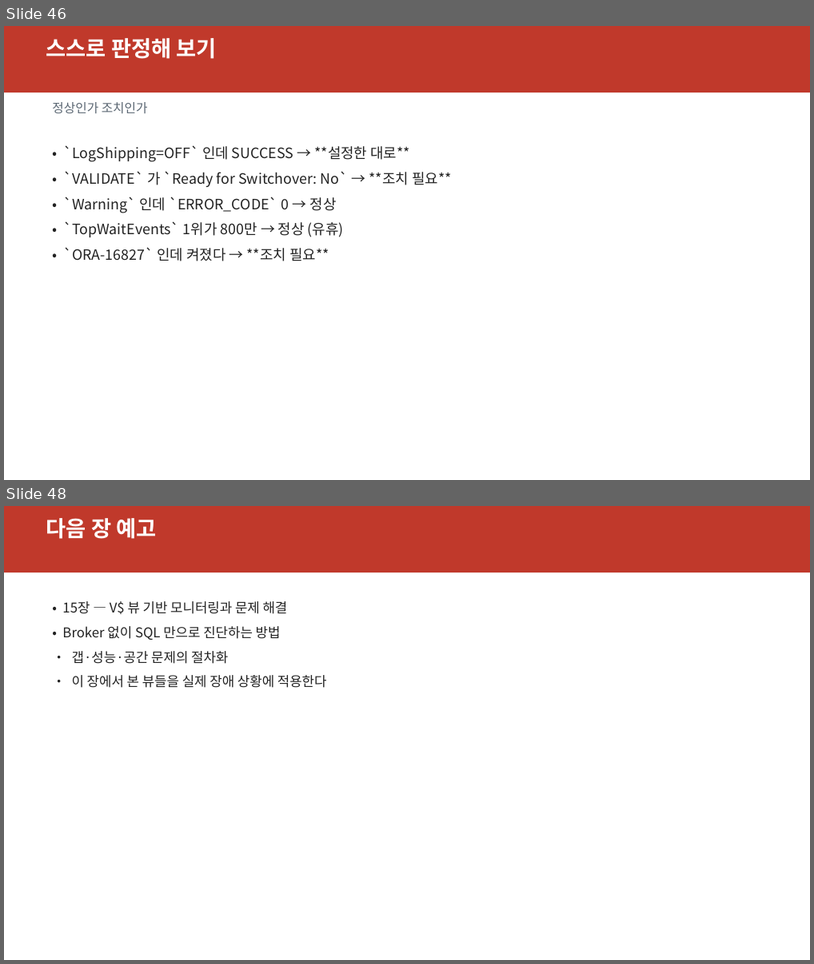
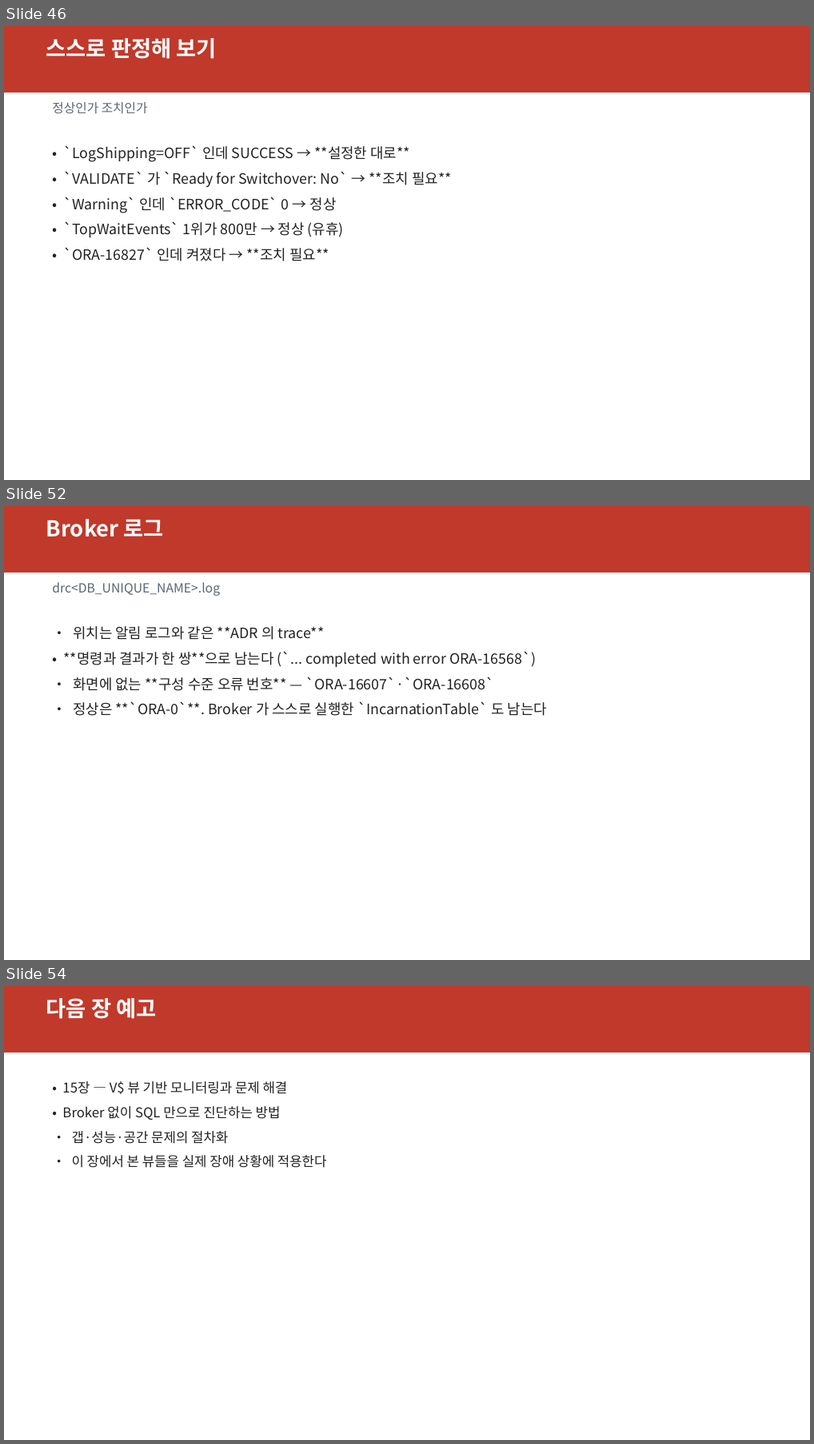
Before and after one commit to elpisk/OracleManual, a slide deck: ADG/14장/14장_Broker모니터링과검증명령.pptx. Shown one above the other, each under a label of ours: slides 46 and 48 before the commit, slides 46, 52 and 54 after it; the slides between them are not shown. The pictures are 814x964 and 814x1444 pixels, drawn with LibreOffice and Linux fonts; fonts in the diff are those of the drawing. Boxes give left, top, right and bottom in pixels: in the first picture for what was removed or moved away, otherwise in the second. Text is boxed around its words. In the diff, an @@ line names an element or a change of style, - is before the commit and + after.

```diff
--- a/ADG/14장/14장_Broker모니터링과검증명령.pptx
+++ b/ADG/14장/14장_Broker모니터링과검증명령.pptx
@@ slide 52 added at <box>4,506,810,960</box>, background #FFFFFF @@
@@ rectangle added at <box>4,506,810,572</box>, fill #C0392B @@
@@ text added at <box>46,519,164,537</box>, 26 pt, text #FFFFFF, bold @@
+Broker 로그
@@ text added at <box>52,582,220,596</box>, 15 pt, text #5A6672 @@
+drc<DB_UNIQUE_NAME>.log
@@ text added at <box>63,626,547,716</box>, 17 pt, text #222222 @@
+• 위치는 알림 로그와 같은 **ADR 의 trace**
+• **명령과 결과가 한 쌍**으로 남는다 (`... completed with error ORA-16568`)
+• 화면에 없는 **구성 수준 오류 번호** — `ORA-16607`·`ORA-16608`
+• 정상은 **`ORA-0`**. Broker 가 스스로 실행한 `IncarnationTable` 도 남는다
@@ what was slide 48 is now slide 54 @@
```
Also in this commit, not shown: 1 slide changed, 5 other slides added, 7 other files.
